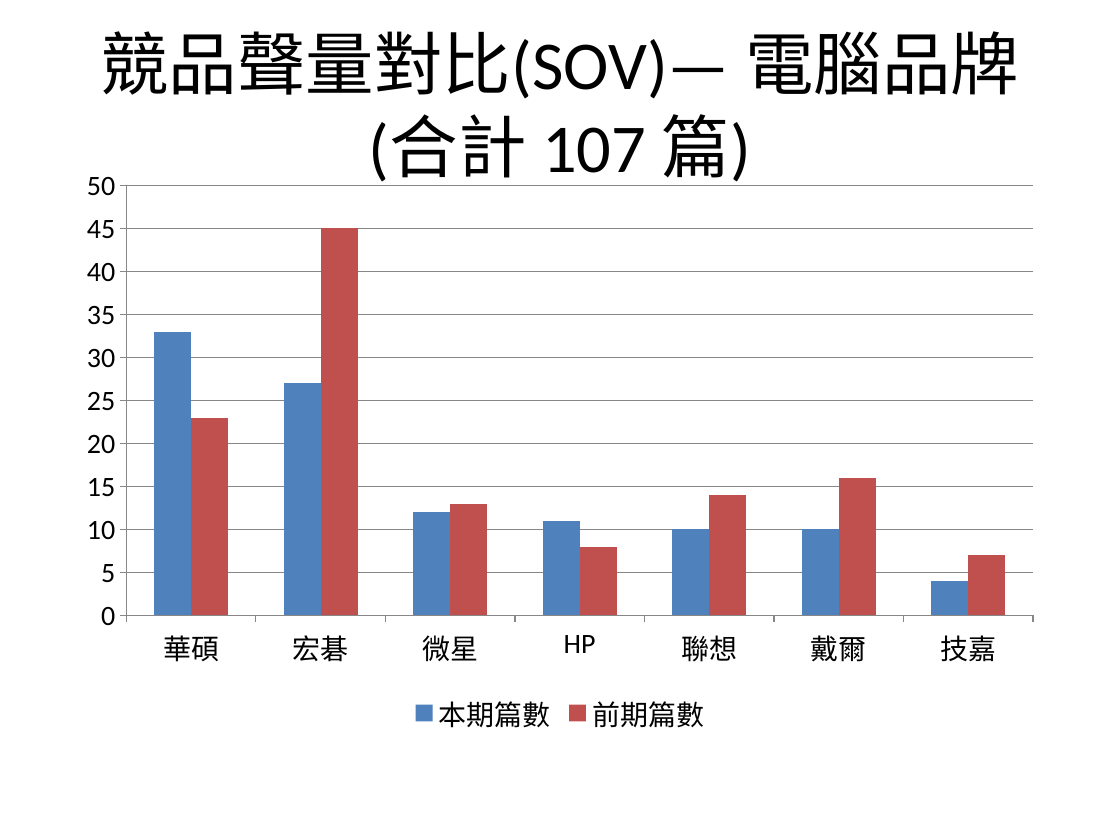
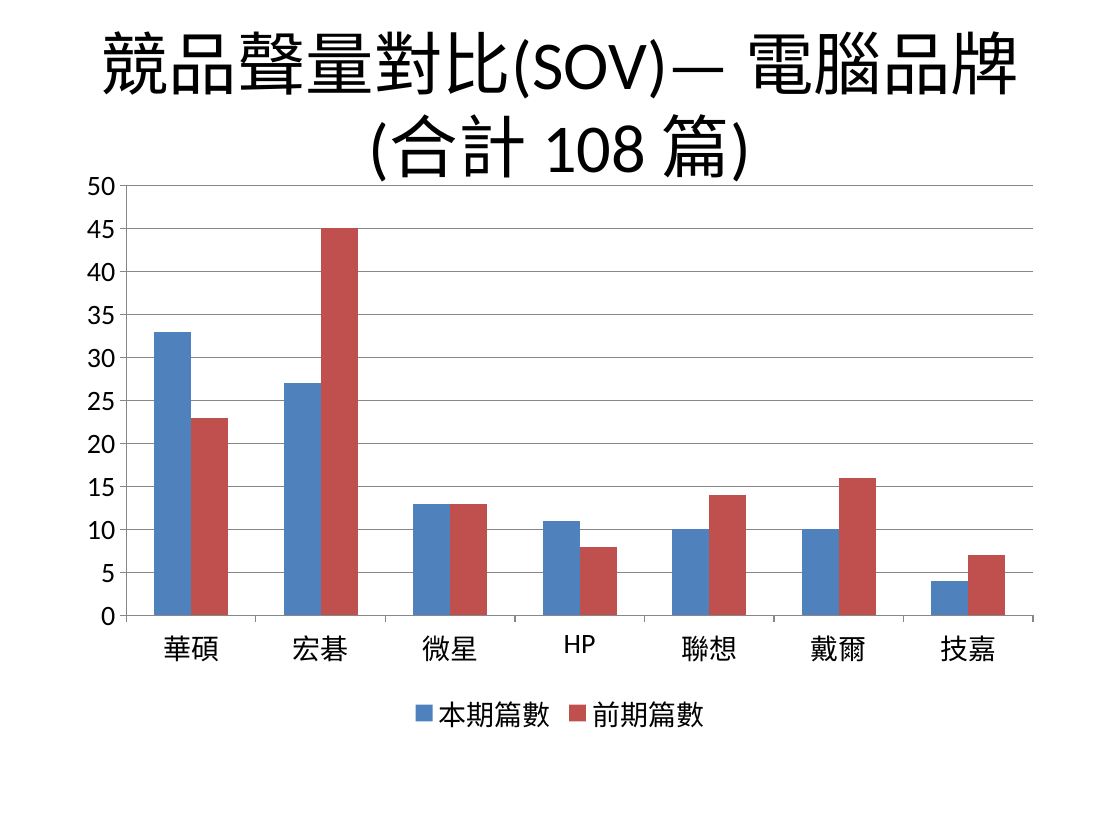
Before and after one commit to AndyChen825/industry-monitor, a slide deck: slide 4 of docs/reports/台灣產業趨勢監測週報_2026-09-07_2026-09-14.pptx. Drawn at 1120x840 pixels with LibreOffice and Linux fonts; fonts in the diff are those of the drawing. Boxes give left, top, right and bottom in pixels: in the first picture for what was removed or moved away, otherwise in the second. Text is boxed around its words. In the diff, an @@ line names an element or a change of style, - is before the commit and + after.

```diff
--- a/docs/reports/台灣產業趨勢監測週報_2026-09-07_2026-09-14.pptx
+++ b/docs/reports/台灣產業趨勢監測週報_2026-09-07_2026-09-14.pptx
@@ title at (x1=100, y1=31, x2=1019, y2=186): text changed @@
-競品聲量對比(SOV)— 電腦品牌(合計 107 篇)
+競品聲量對比(SOV)— 電腦品牌(合計 108 篇)
@@ column chart at (x1=67, y1=157, x2=1053, y2=739) @@
@@ 本期篇數, 微星: 12 to 13 @@
```
Also in this commit, not shown: 5 other slides changed, 6 other files.
